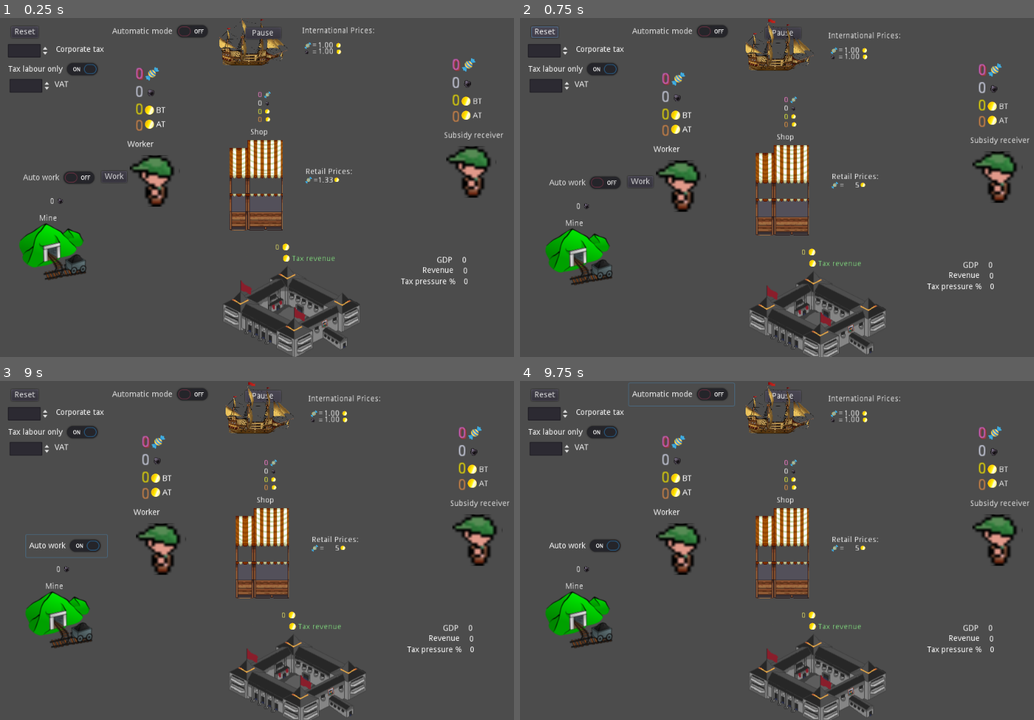
Above: before the commit, frames 1-4 (two rows, left to right).
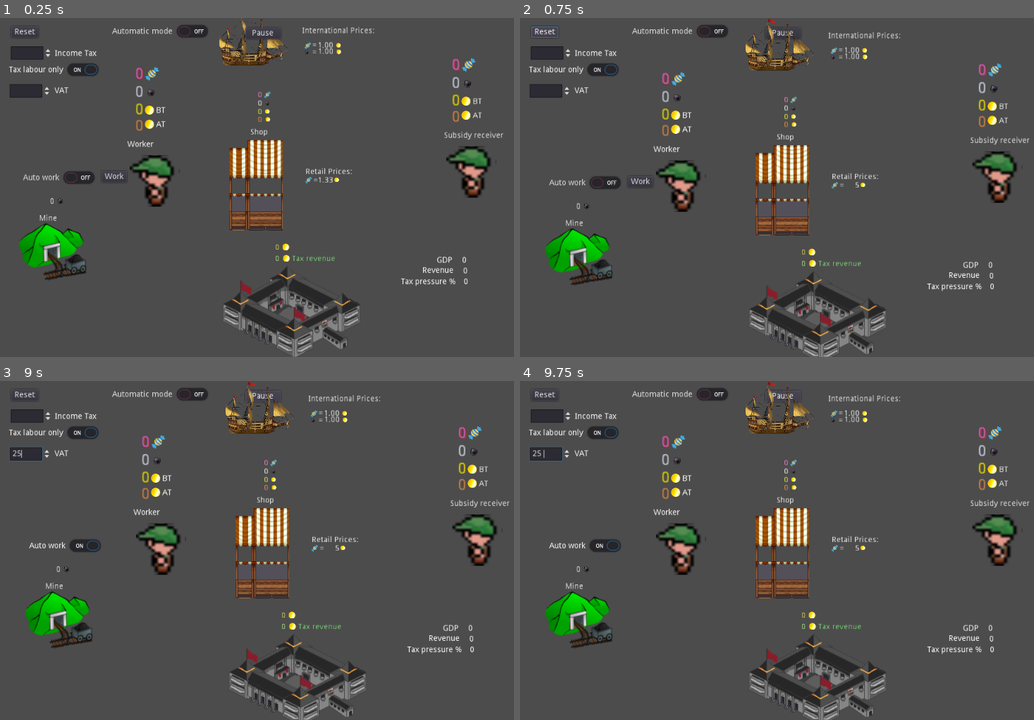
Above: after the commit, the same moments.

Repository: carlostgit/taxes
Game: Godot game, scene res://Control.tscn
Two runs of this game, one before a commit and one after it. Both use one fixed random seed, a clock stepped at 60 frames per second and the inputs below.
Inputs:
- Up to frame 1 (0.25 s): no input
- Up to frame 2 (0.75 s): click "Reset" at 0.5 s
- Up to frame 3 (9 s): click "Tax labour only" at 1.25 s; click "Automatic mode" at 2 s; click "Auto work" at 2.75 s; click "Pause" at 3.5 s; hold Right (ui_right) 4.28-5.03 s; hold Down (ui_down) 5.03-5.78 s; tap Enter at 5.75, 7.25, 8.75 s; hold Right (ui_right) 5.78-6.53 s; tap Space at 6.5, 8 s; hold Up (ui_up) 6.53-7.28 s; hold Left (ui_left) 7.28-8.78 s; hold Down (ui_down) from 8.78 s (still down)
- Up to frame 4 (9.75 s): tap Space at 9.5 s; release Down (ui_down) at 9.53 s; hold Right (ui_right) from 9.53 s (still down)

The runs differ from the first frame. In frame 1, 0.7% of the frame differs, in the area x 1-55%, y 7-72%; in frame 2, 0.7%; in frame 3, 0.8%; in frame 4, 0.8%, in the area x 1-56%, y 0-74%.

Commit message:
Añado algunos redondeos más, cambios en nombre label income tax y cambio a porcentajes los valores de los spinbox

Diff:
--- a/Control.gd
+++ b/Control.gd
@@ -51,13 +51,11 @@
 
 func set_main_scene_parameters():
 #	Configuration parameters
-	var corp_tax_text = $SpinBox_corp_tax.get_line_edit().get_text()
-	var corp_tax_value = float(corp_tax_text)
+	var corp_tax_text_percentage = $SpinBox_corp_tax.get_line_edit().get_text()
+	var corp_tax_value = float(corp_tax_text_percentage)/100
 #	var VAT_text = $LineEdit_VAT.get_text()
-	var VAT_text = $SpinBox_VAT.get_line_edit().get_text()
-	var VAT_value = float(VAT_text)
-
-
+	var VAT_text_percentage = $SpinBox_VAT.get_line_edit().get_text()
+	var VAT_value = float(VAT_text_percentage)/100
 
 	if(get_main_scene()):
 		get_main_scene().set_corporate_tax(corp_tax_value)
--- a/Control.tscn
+++ b/Control.tscn
@@ -27,18 +27,11 @@
 
 [node name="Label_VAT" type="Label" parent="."]
 margin_left = 84.0
-margin_top = 102.0
+margin_top = 113.314
 margin_right = 124.0
-margin_bottom = 116.0
+margin_bottom = 127.314
 rect_pivot_offset = Vector2( 19.0115, 5.744 )
 text = "VAT"
-
-[node name="Label_corporate_tax" type="Label" parent="."]
-margin_left = 86.0
-margin_top = 40.0
-margin_right = 171.0
-margin_bottom = 54.0
-text = "Corporate tax"
 
 [node name="Button_pause" type="Button" parent="."]
 margin_left = 422.0
@@ -56,27 +49,32 @@
 
 [node name="SpinBox_VAT" type="SpinBox" parent="."]
 margin_left = 4.0
-margin_top = 99.0
+margin_top = 108.192
 margin_right = 78.0
-margin_bottom = 123.0
-max_value = 10.0
-step = 0.05
-value = 0.25
+margin_bottom = 132.192
+value = 25.0
+suffix = "%"
 
 [node name="SpinBox_corp_tax" type="SpinBox" parent="."]
-margin_left = 1.0
-margin_top = 37.0
-margin_right = 75.0
-margin_bottom = 61.0
-max_value = 10.0
-step = 0.05
-value = 0.2
+margin_left = 5.94975
+margin_top = 41.2426
+margin_right = 79.9497
+margin_bottom = 65.2426
+value = 20.0
+suffix = "%"
 
-[node name="CheckButton_tax_labour_only" type="CheckButton" parent="."]
-margin_left = -4.0
-margin_top = 62.0
-margin_right = 172.0
-margin_bottom = 102.0
+[node name="Label_corporate_tax" type="Label" parent="SpinBox_corp_tax"]
+margin_left = 77.9289
+margin_top = 5.82843
+margin_right = 162.929
+margin_bottom = 19.8284
+text = "Income Tax"
+
+[node name="CheckButton_tax_labour_only" type="CheckButton" parent="SpinBox_corp_tax"]
+margin_left = -8.53554
+margin_top = 22.1716
+margin_right = 167.464
+margin_bottom = 62.1716
 pressed = true
 text = "Tax labour only"
 [connection signal="pressed" from="Button_reset" to="." method="_on_Button_reset_pressed"]
@@ -84,4 +82,4 @@
 [connection signal="toggled" from="CheckButton_automatic_mode" to="." method="_on_CheckButton_automatic_mode_toggled"]
 [connection signal="value_changed" from="SpinBox_VAT" to="." method="_on_SpinBox_VAT_value_changed"]
 [connection signal="value_changed" from="SpinBox_corp_tax" to="." method="_on_SpinBox_corp_tax_value_changed"]
-[connection signal="toggled" from="CheckButton_tax_labour_only" to="." method="_on_CheckButton_tax_labour_only_toggled"]
+[connection signal="toggled" from="SpinBox_corp_tax/CheckButton_tax_labour_only" to="." method="_on_CheckButton_tax_labour_only_toggled"]
--- a/Control_info.gd
+++ b/Control_info.gd
@@ -29,7 +29,8 @@
 
 
 func set_revenue(var value_arg):
-	$Label_revenue.set_text(str(value_arg))
+	var value_arg_rounded = stepify(value_arg, 0.01)
+	$Label_revenue.set_text(str(value_arg_rounded))
 
 func get_revenue():
 	var revenue_text = $Label_revenue.get_text()
--- a/Node2D.tscn
+++ b/Node2D.tscn
@@ -178,6 +178,7 @@
 position = Vector2( -189, 201 )
 
 [node name="StaticBody2D_shop" type="StaticBody2D" parent="."]
+editor/display_folded = true
 position = Vector2( 452.863, 297.48 )
 script = ExtResource( 12 )
 _government = NodePath("../StaticBody2D_government")
@@ -330,7 +331,6 @@
 position = Vector2( -192, 290 )
 
 [node name="StaticBody2D_government" type="StaticBody2D" parent="."]
-editor/display_folded = true
 position = Vector2( 512.586, 517.468 )
 script = ExtResource( 15 )
 _slacker_path = NodePath("../KinematicBody2D_slacker")
@@ -353,11 +353,10 @@
 align = 2
 
 [node name="Label_collected" type="Label" parent="StaticBody2D_government"]
-margin_left = -90.0
-margin_top = -98.0
+margin_left = -80.0
+margin_top = -99.0
 margin_right = -18.0
-margin_bottom = -53.0
-rect_scale = Vector2( 0.2, 0.2 )
+margin_bottom = -85.0
 custom_colors/font_color = Color( 0.729412, 1, 0.576471, 1 )
 text = "0"
 align = 2
--- a/StaticBody2D_government.gd
+++ b/StaticBody2D_government.gd
@@ -37,7 +37,8 @@
 		add_collected(value_arg)
 
 func set_collected(var value_arg):
-	$Label_collected.set_text(str(value_arg))
+	var value_arg_rounded = stepify(value_arg, 0.01)
+	$Label_collected.set_text(str(value_arg_rounded))
 
 func get_collected():
 	var value_text = $Label_collected.get_text()
